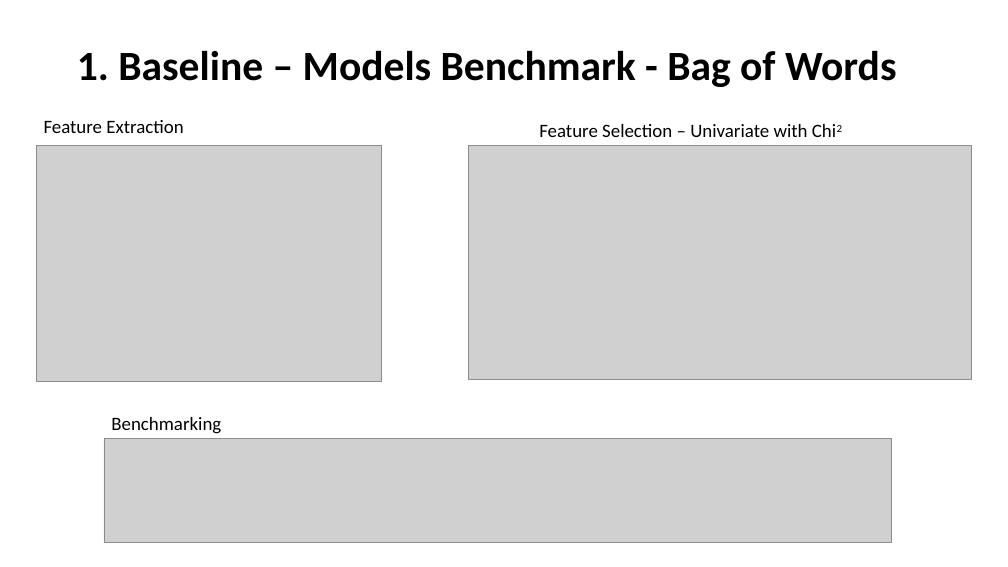
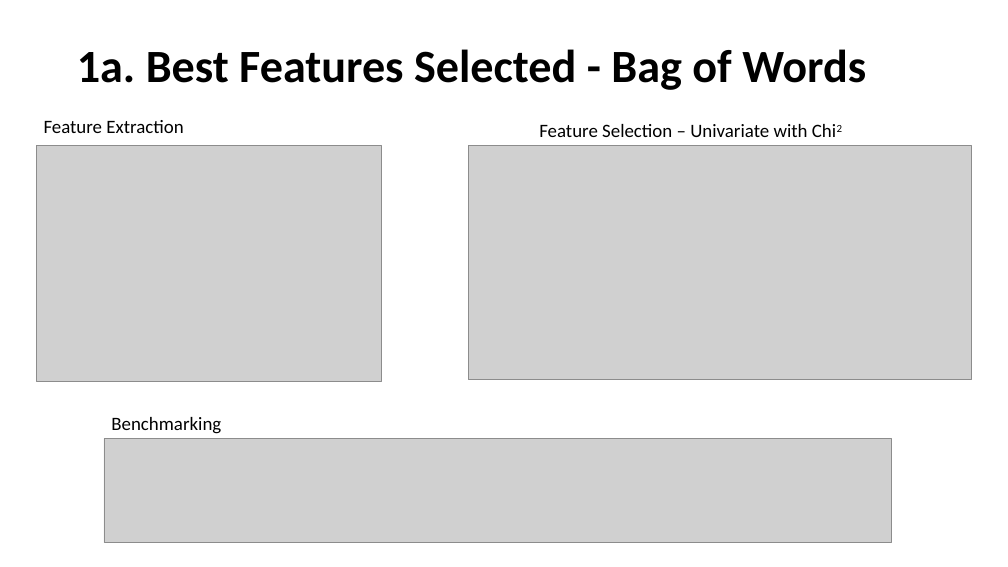
Before and after one commit to CSML1010-3-2020/NLPCourseProject, a slide deck: slide 8 of Milestone02.pptx. Drawn at 1008x567 pixels with LibreOffice and Linux fonts; fonts in the diff are those of the drawing; grey boxes stand for pictures. Boxes give left, top, right and bottom in pixels: in the first picture for what was removed or moved away, otherwise in the second. Text is boxed around its words. In the diff, an @@ line names an element or a change of style, - is before the commit and + after.

```diff
--- a/Milestone02.pptx
+++ b/Milestone02.pptx
@@ title at (77, 49, 866, 90): text changed; size 39.6 to 44 pt @@
-1. Baseline – Models Benchmark - Bag of Words
+1a. Best Features Selected - Bag of Words
```
Also in this commit, not shown: 8 other slides changed.
